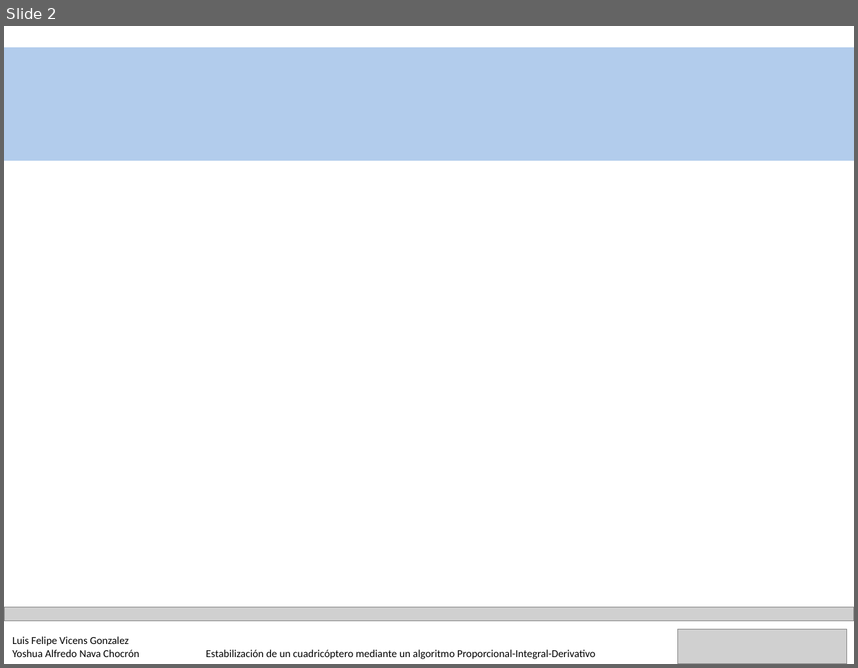
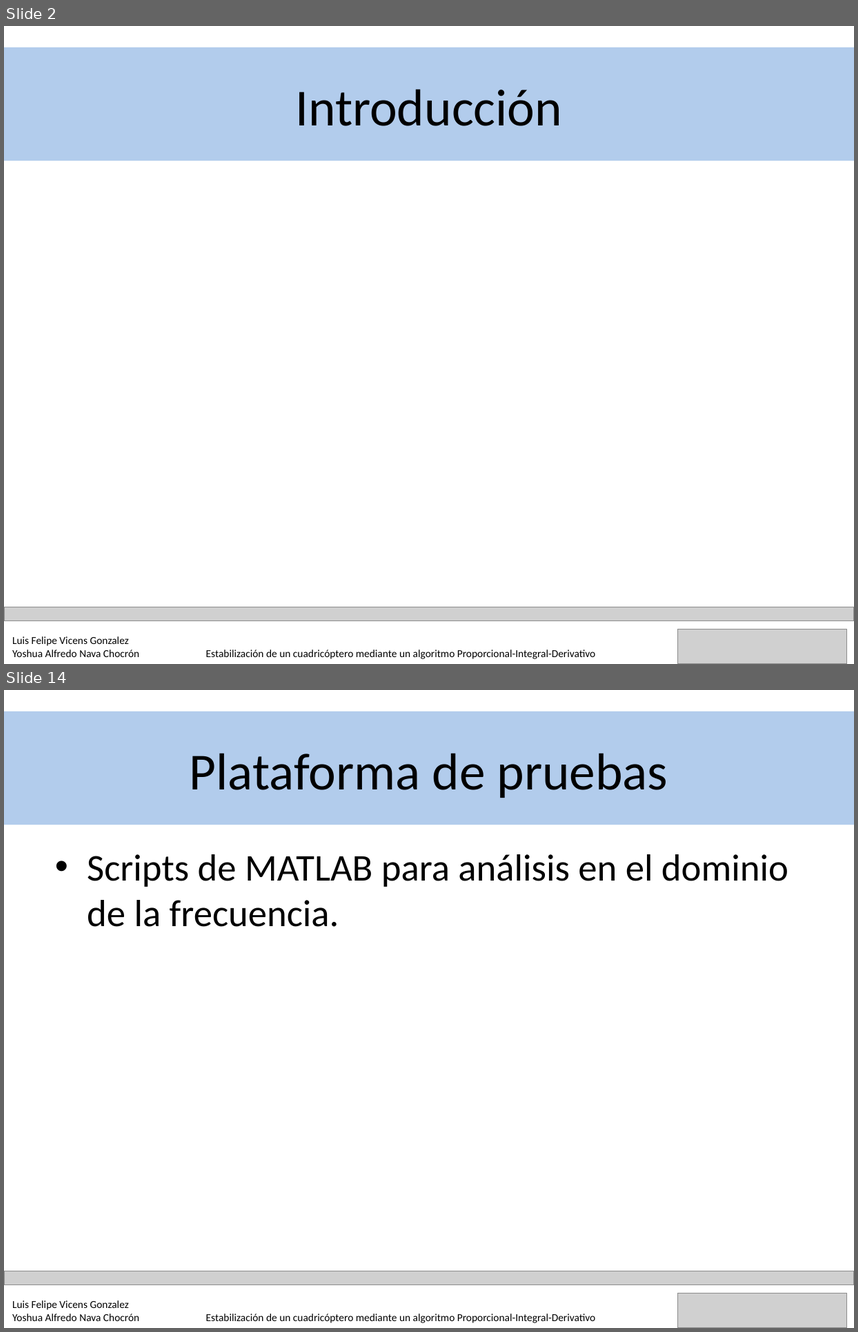
Before and after one commit to YoshuaNava/TesisCuadricoptero, a slide deck: Documento/Defensa TEG.pptx. Shown one above the other, each under a label of ours: slide 2 before the commit, slides 2 and 14 after it; the slides between them are not shown. The pictures are 858x668 and 858x1332 pixels, drawn with LibreOffice and Linux fonts; fonts in the diff are those of the drawing; grey boxes stand for pictures. Boxes give left, top, right and bottom in pixels: in the first picture for what was removed or moved away, otherwise in the second. Text is boxed around its words. In the diff, an @@ line names an element or a change of style, - is before the commit and + after.

Commit message:
esquema de exposicion
Sujeto a cambios pueden ser mas o menos laminas es para seguir un orden

```diff
--- a/Documento/Defensa TEG.pptx
+++ b/Documento/Defensa TEG.pptx
@@ slide 14 added at [4,690,854,1328], background #FFFFFF @@
@@ rectangle added at [4,711,854,825], fill #8EB4E3 at 68% opacity @@
@@ title added at [190,753,668,798], 44 pt, text #000000 @@
+Plataforma de pruebas
@@ text added at [87,854,789,927], 32 pt, text #000000 @@
+• Scripts de MATLAB para análisis en el dominio de la frecuencia.
@@ picture added at [4,1270,854,1284] @@
@@ text added at [12,1300,139,1321], 9 pt, text #000000 @@
+Luis Felipe Vicens Gonzalez
+Yoshua Alfredo Nava Chocrón
@@ picture added at [678,1292,847,1328] @@
@@ text added at [206,1313,595,1323], 9 pt, text #000000 @@
+Estabilización de un cuadricóptero mediante un algoritmo Proporcional-Integral-Derivativo
@@ slide 2 changed as well @@
@@ title added at [295,89,562,126], 44 pt, text #000000 @@
+Introducción
```
Also in this commit, not shown: 16 other slides added.
